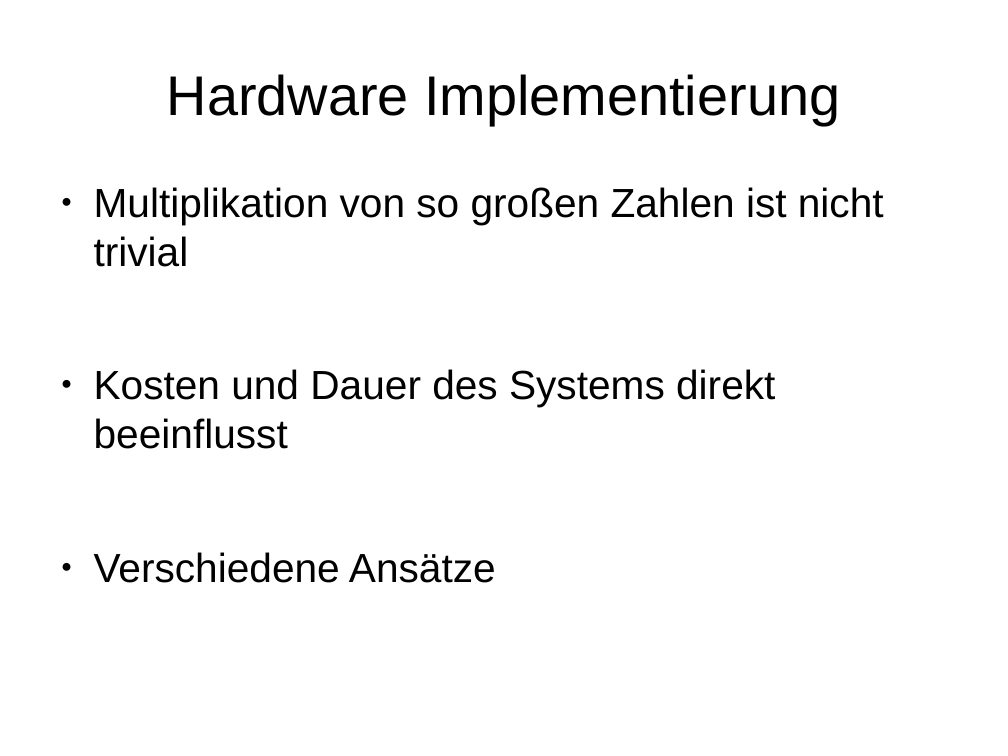
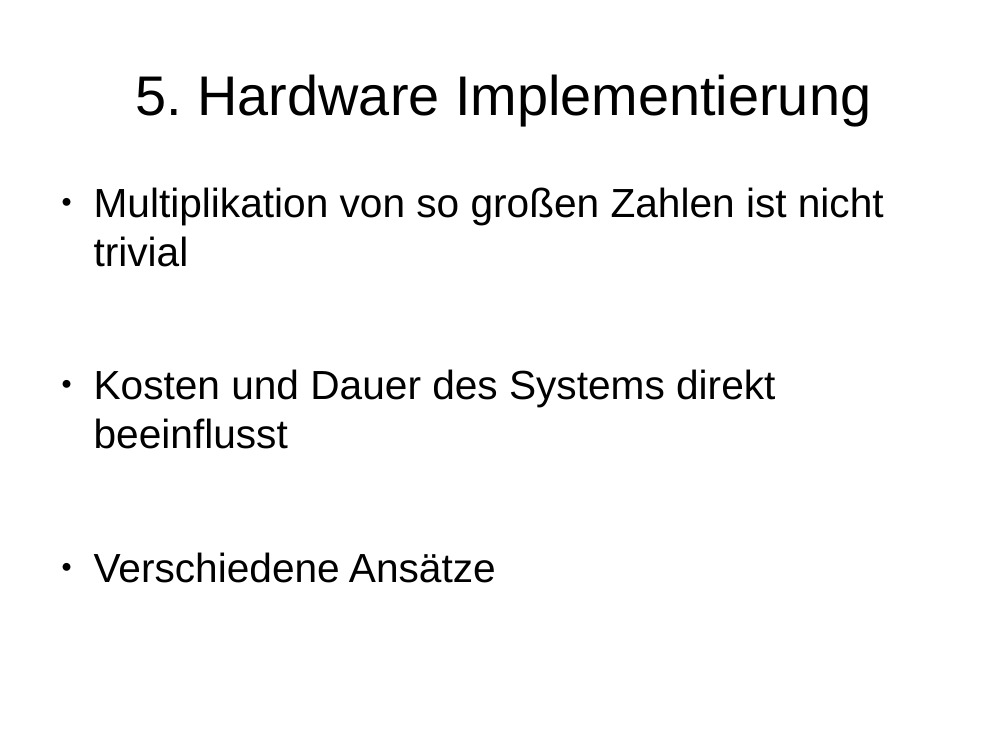
Before and after one commit to stadler-tom/schreibzeug, a slide deck: slide 13 of Presentation/Hauptseminar_RSA.odp. Drawn at 1008x756 pixels with LibreOffice and Linux fonts; fonts in the diff are those of the drawing. Boxes give left, top, right and bottom in pixels: in the first picture for what was removed or moved away, otherwise in the second. Text is boxed around its words. In the diff, an @@ line names an element or a change of style, - is before the commit and + after.

```diff
--- a/Presentation/Hauptseminar_RSA.odp
+++ b/Presentation/Hauptseminar_RSA.odp
@@ title at bbox=[136, 74, 871, 125]: text changed @@
-Hardware Implementierung
+5. Hardware Implementierung
```
Also in this commit, not shown: 12 other slides changed, 1 other file.
